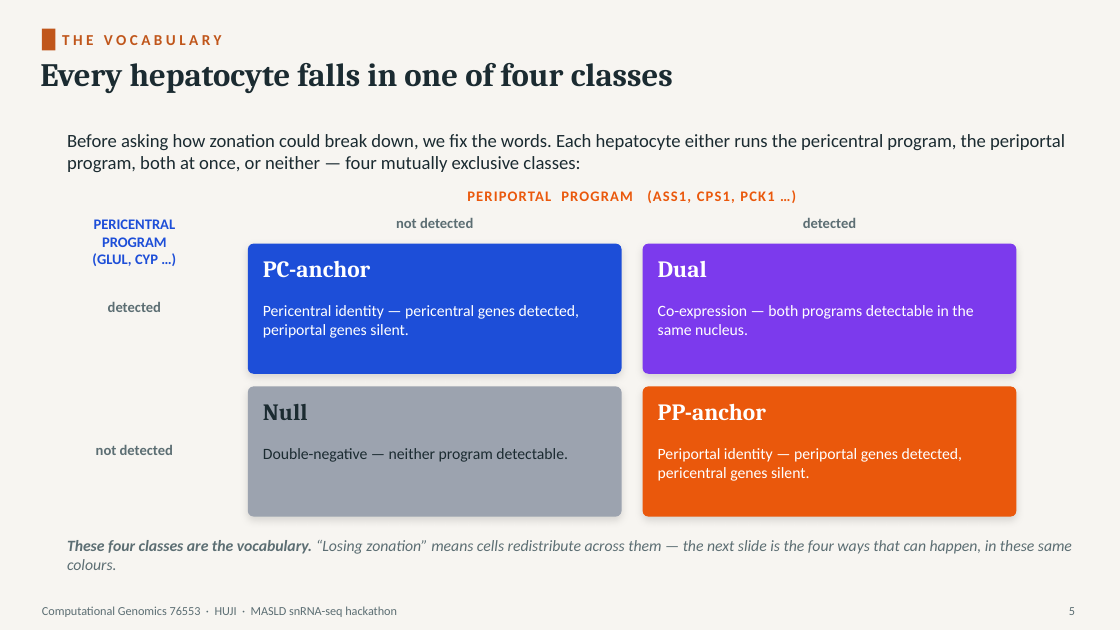
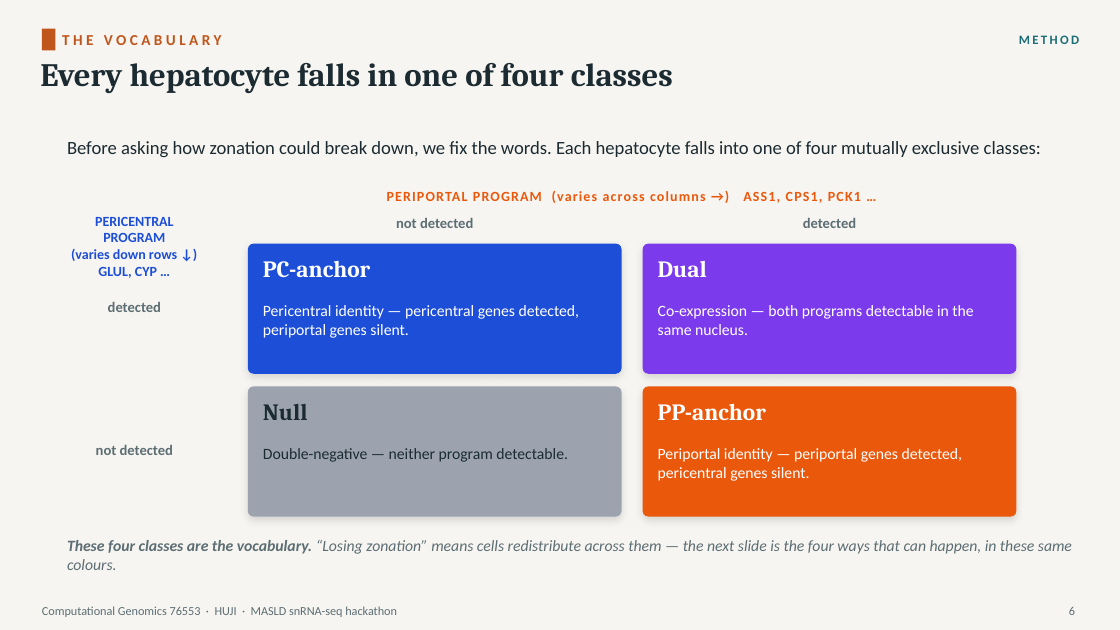
Before and after one commit to roeetekoah/liver-zonation, a slide deck: slide 6 of presentation/MASLD_zonation.pptx (slide 5 before the commit). Drawn at 1120x630 pixels with LibreOffice and Linux fonts; fonts in the diff are those of the drawing. Boxes give left, top, right and bottom in pixels: in the first picture for what was removed or moved away, otherwise in the second. Text is boxed around its words. In the diff, an @@ line names an element or a change of style, - is before the commit and + after.

```diff
--- a/presentation/MASLD_zonation.pptx
+++ b/presentation/MASLD_zonation.pptx
@@ text added at <box>1019,35,1079,44</box>, 11 pt, text #1B6E78, bold @@
+METHOD
@@ text at <box>67,141,1041,157</box>: text changed @@
-Before asking how zonation could break down, we fix the words. Each hepatocyte either runs the pericentral program, the periportal program, both at once, or neither — four mutually exclusive classes:
+Before asking how zonation could break down, we fix the words. Each hepatocyte falls into one of four mutually exclusive classes:
@@ text at <box>387,191,861,203</box>: text changed; size 12.5 to 12 pt @@
-PERIPORTAL PROGRAM (ASS1, CPS1, PCK1 …)
+PERIPORTAL PROGRAM (varies across columns →) ASS1, CPS1, PCK1 …
@@ text at <box>95,217,173,242</box>: size 12.5 to 12 pt in "PERICENTRAL", "PROGRAM" @@
@@ text at <box>71,249,177,278</box>: text changed; size 12.5 to 12 pt @@
-(GLUL, CYP …)
+(varies down rows ↓)
+GLUL, CYP …
```
Also in this commit, not shown: 17 other slides changed, 6 slides added, 4 slides removed, 21 other files.
